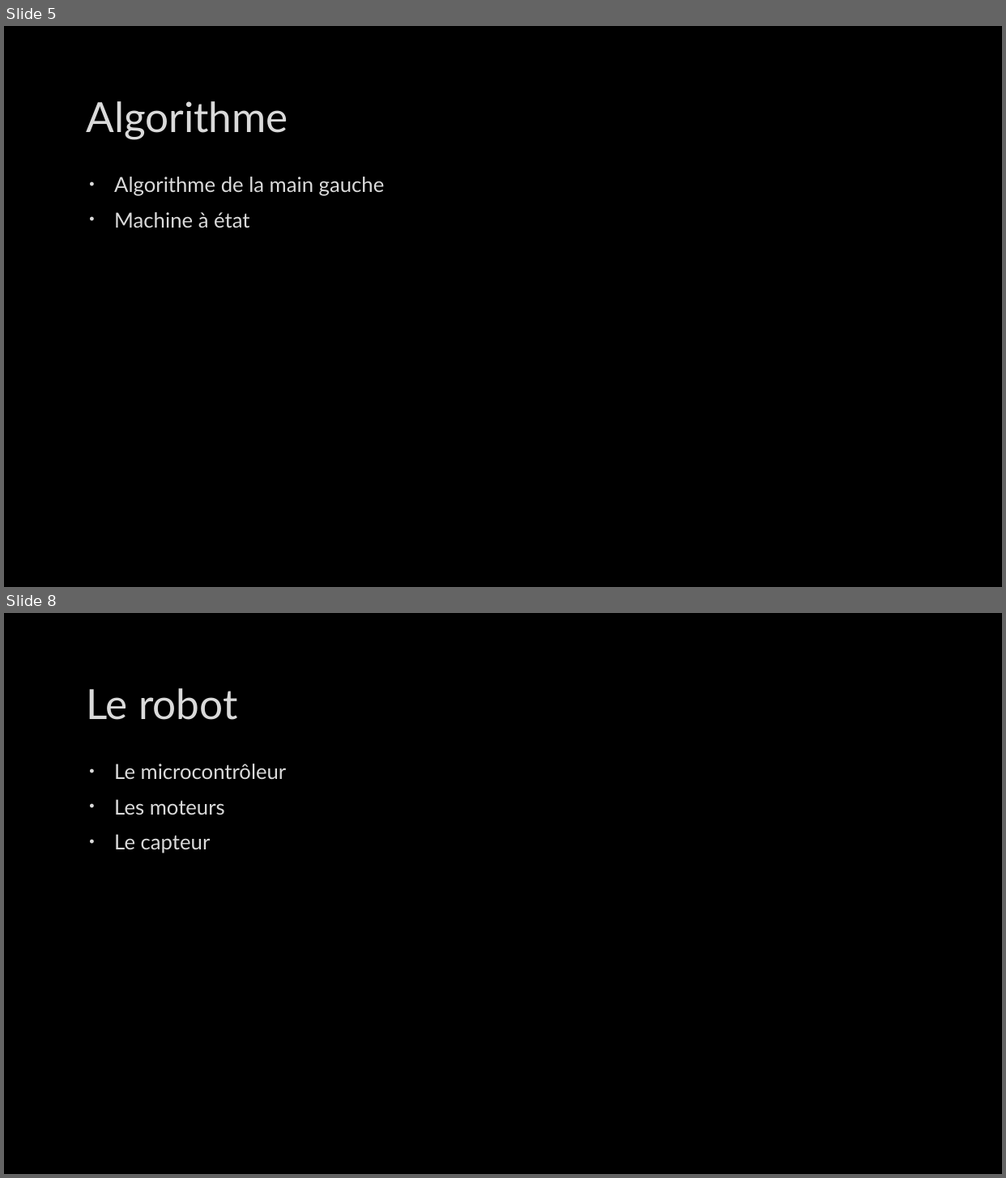
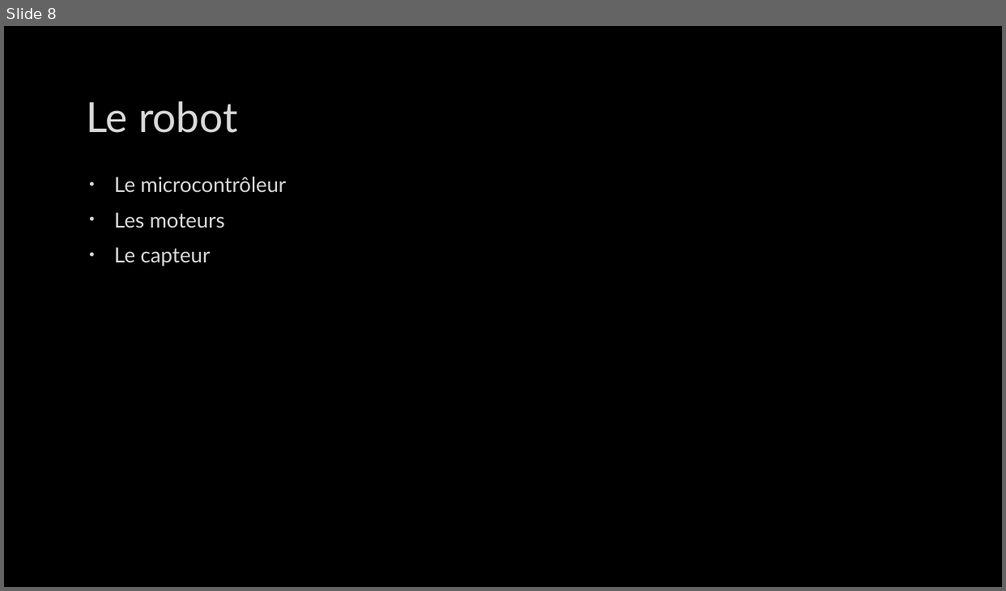
Before and after one commit to CyrilPy/BadMonkey, a slide deck: Gestion projet/Projet intégration robotique – IMERIR.pptx. Shown one above the other, each under a label of ours: slides 5 and 8 before the commit, slide 8 after it; the slides between them are not shown. The pictures are 1006x1178 and 1006x591 pixels, drawn with LibreOffice and Linux fonts; fonts in the diff are those of the drawing; background and template pictures are left out. Boxes give left, top, right and bottom in pixels: in the first picture for what was removed or moved away, otherwise in the second. Text is boxed around its words. In the diff, an @@ line names an element or a change of style, - is before the commit and + after.

```diff
--- a/Gestion projet/Projet intégration robotique – IMERIR.pptx
+++ b/Gestion projet/Projet intégration robotique – IMERIR.pptx
@@ slide 5 removed at (x1=4, y1=26, x2=1002, y2=587), background picture (left out) @@
@@ title removed at (x1=87, y1=101, x2=288, y2=139) @@
-Algorithme
@@ text removed at (x1=114, y1=177, x2=385, y2=228) @@
-• Algorithme de la main gauche
-• Machine à état
```
Also in this commit, not shown: 3 slides changed, 8 slides added, 2 other files.
